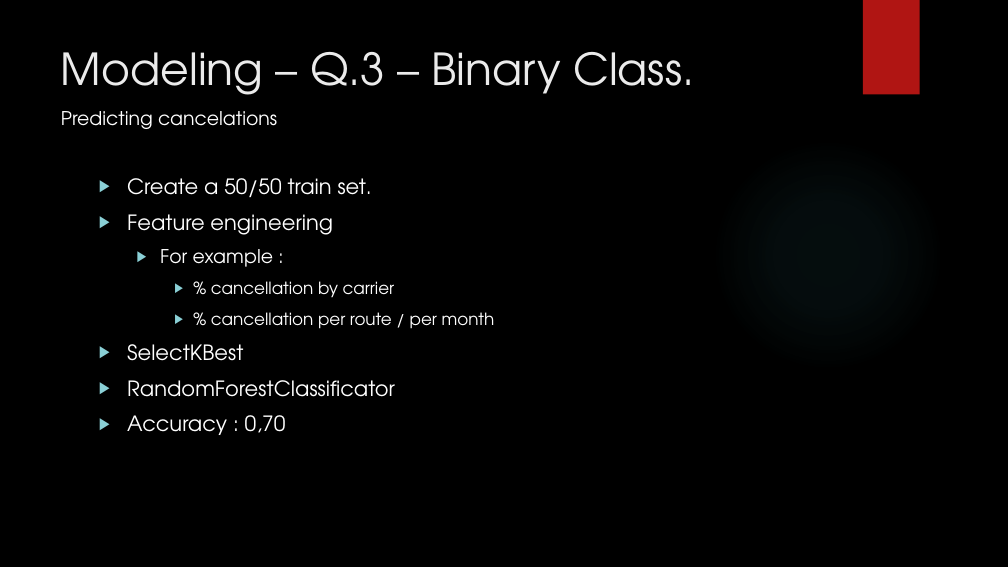
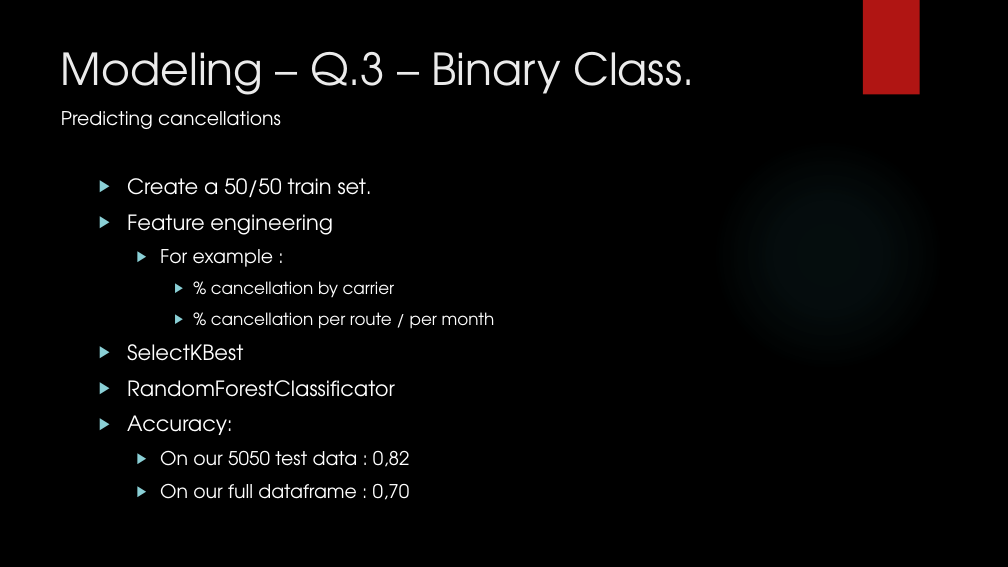
Before and after one commit to kyletsang0/flight-delay-predictor, a slide deck: slide 26 of midterm_presentation.ppsx (slide 25 before the commit). Drawn at 1008x567 pixels with LibreOffice and Linux fonts; fonts in the diff are those of the drawing; background and template pictures are left out. Boxes give left, top, right and bottom in pixels: in the first picture for what was removed or moved away, otherwise in the second. Text is boxed around its words. In the diff, an @@ line names an element or a change of style, - is before the commit and + after.

```diff
--- a/midterm_presentation.ppsx
+++ b/midterm_presentation.ppsx
@@ text at bbox=[61, 111, 281, 129]: text changed @@
-Predicting cancelations
+Predicting cancellations
@@ text at bbox=[127, 415, 410, 500]: text changed; size 20 to 18 pt @@
-▶ Accuracy : 0,70
+▶ Accuracy:
+  ▶ On our 5050 test data : 0,82
+  ▶ On our full dataframe : 0,70
```
Also in this commit, not shown: 5 other slides changed, 2 slides added.
